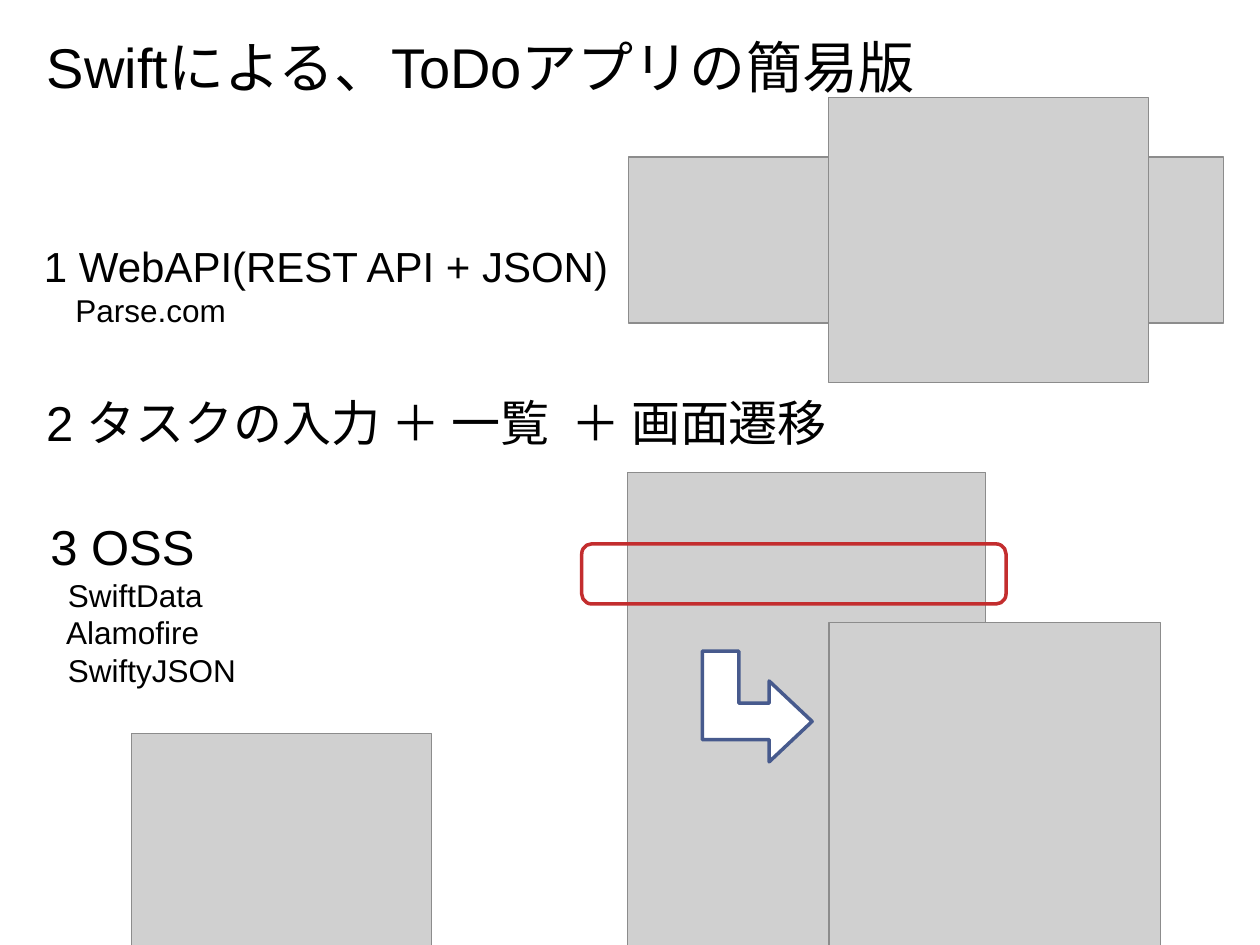
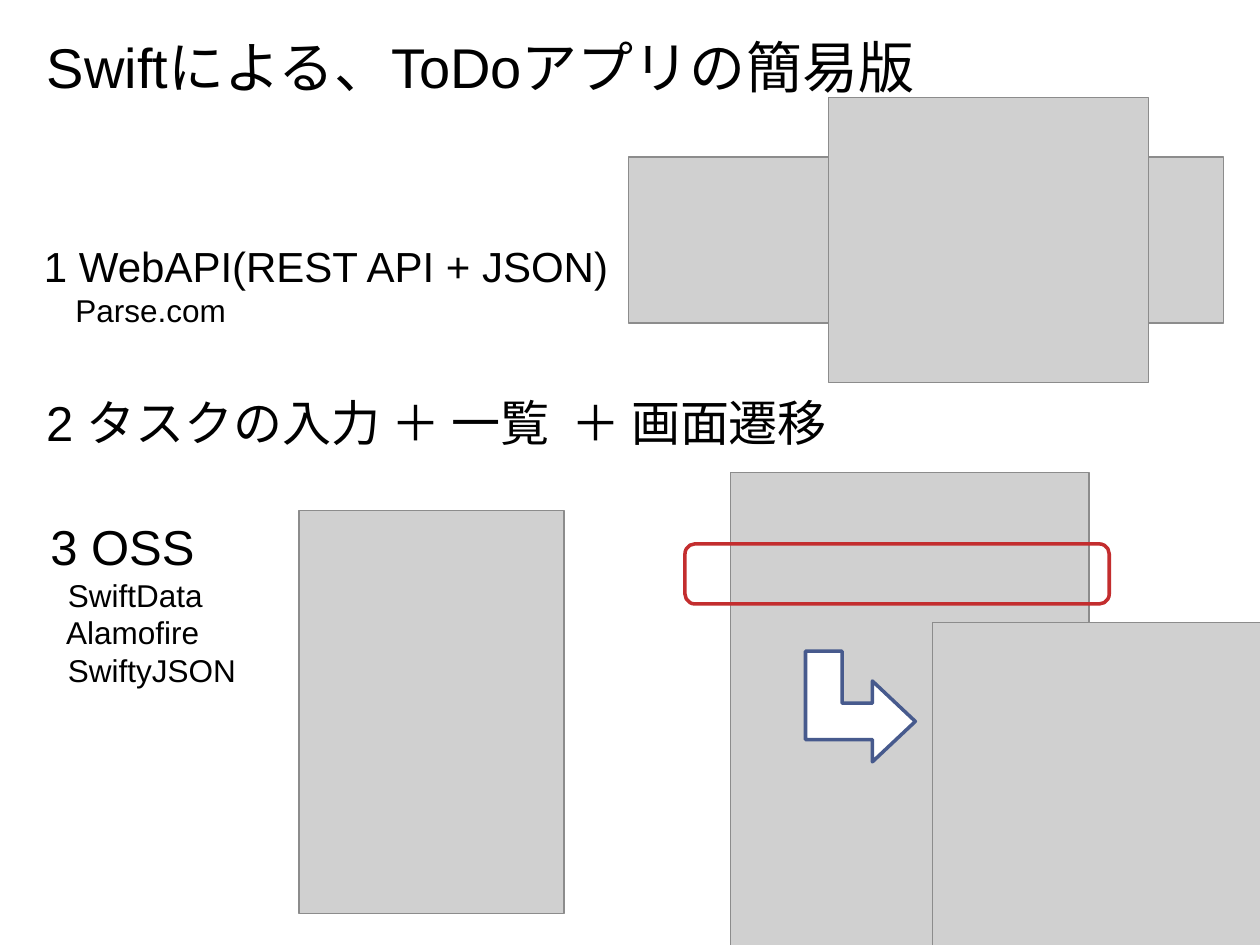
Before and after one commit to furuya02/ToDoApp, a slide deck: slide 2 of doc/ToDoApp.pptx. Drawn at 1260x945 pixels with LibreOffice and Linux fonts; fonts in the diff are those of the drawing; grey boxes stand for pictures. Boxes give left, top, right and bottom in pixels: in the first picture for what was removed or moved away, otherwise in the second. Text is boxed around its words. In the diff, an @@ line names an element or a change of style, - is before the commit and + after.

```diff
--- a/doc/ToDoApp.pptx
+++ b/doc/ToDoApp.pptx
@@ picture added at (x1=299, y1=510, x2=563, y2=914) @@
@@ 2 pictures, 1 rounded rectangle, 1 bent up arrow moved together from (x1=582, y1=472, x2=1160, y2=945) to (x1=685, y1=472, x2=1260, y2=945) @@
@@ picture removed at (x1=132, y1=733, x2=432, y2=945) @@
```
Also in this commit, not shown: 1 other slide changed, 1 other file.
